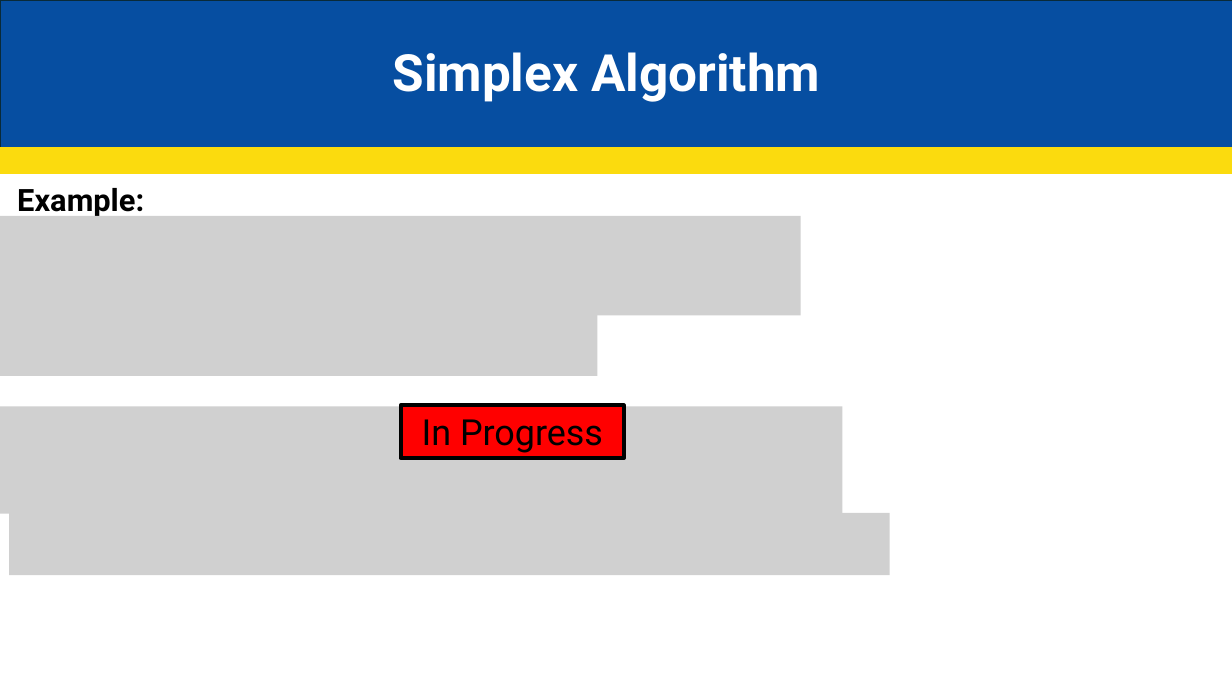
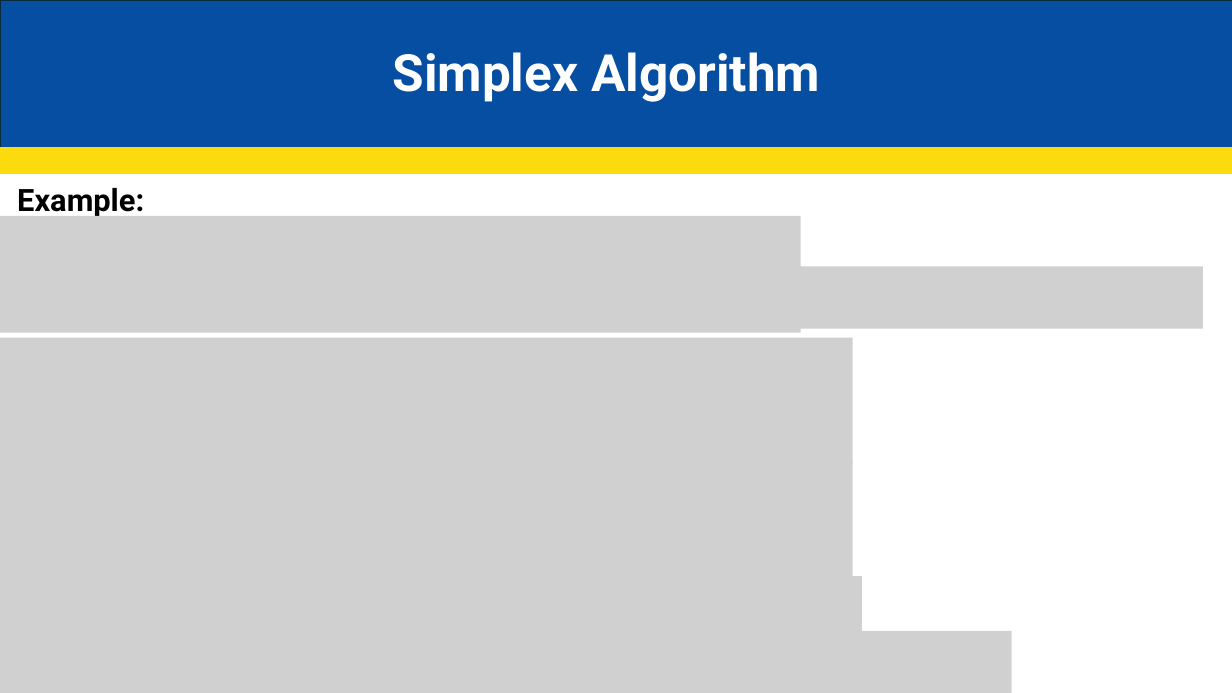
Before and after one commit to JakeCisc210/Candidacy, a slide deck: slide 30 of Reading Course/Presentations/Even More Game Theory.pptx. Drawn at 1232x693 pixels with LibreOffice and Linux fonts; fonts in the diff are those of the drawing; grey boxes stand for pictures. Boxes give left, top, right and bottom in pixels: in the first picture for what was removed or moved away, otherwise in the second. Text is boxed around its words. In the diff, an @@ line names an element or a change of style, - is before the commit and + after.

```diff
--- a/Reading Course/Presentations/Even More Game Theory.pptx
+++ b/Reading Course/Presentations/Even More Game Theory.pptx
@@ picture: place and size @@
-picture at [0,216,801,316]
+picture at [0,216,801,333]
@@ picture added at [567,266,1203,328] @@
@@ picture removed at [0,313,598,375] @@
@@ picture: place and size @@
-picture at [0,407,843,514]
+picture at [0,337,853,464]
@@ rectangle removed at [401,406,625,458] @@
-In Progress
@@ picture added at [0,463,853,586] @@
@@ picture removed at [9,513,890,575] @@
@@ picture added at [0,577,862,639] @@
@@ picture added at [0,631,1012,693] @@
```
Also in this commit, not shown: 2 other slides changed.
